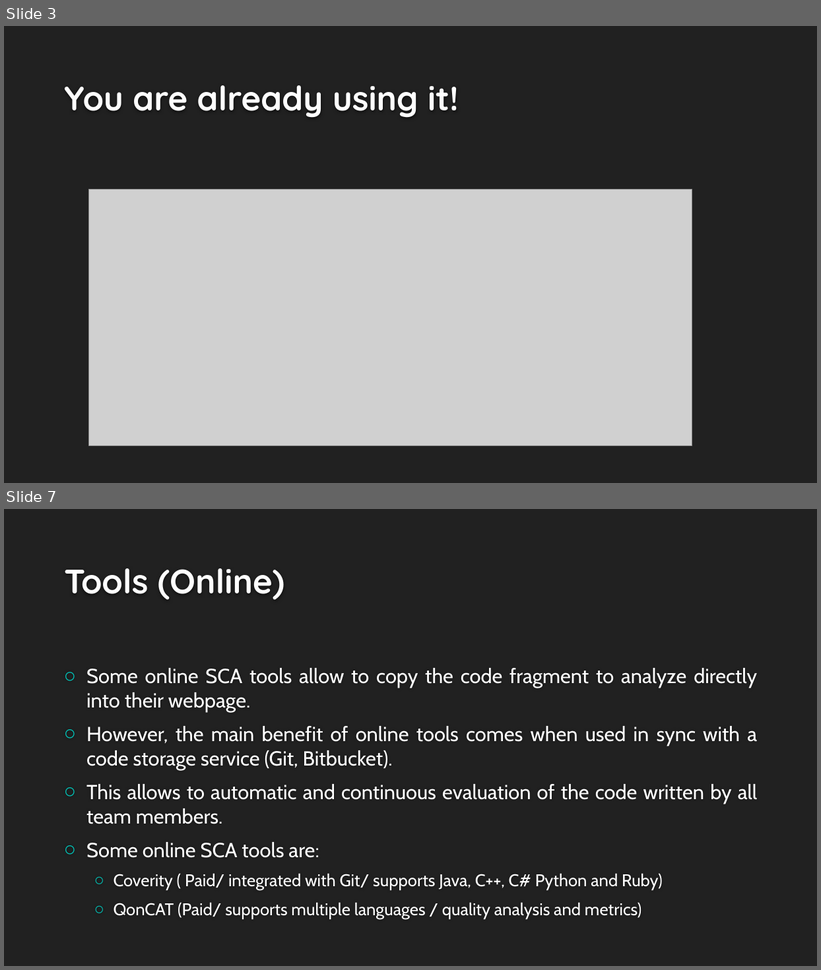
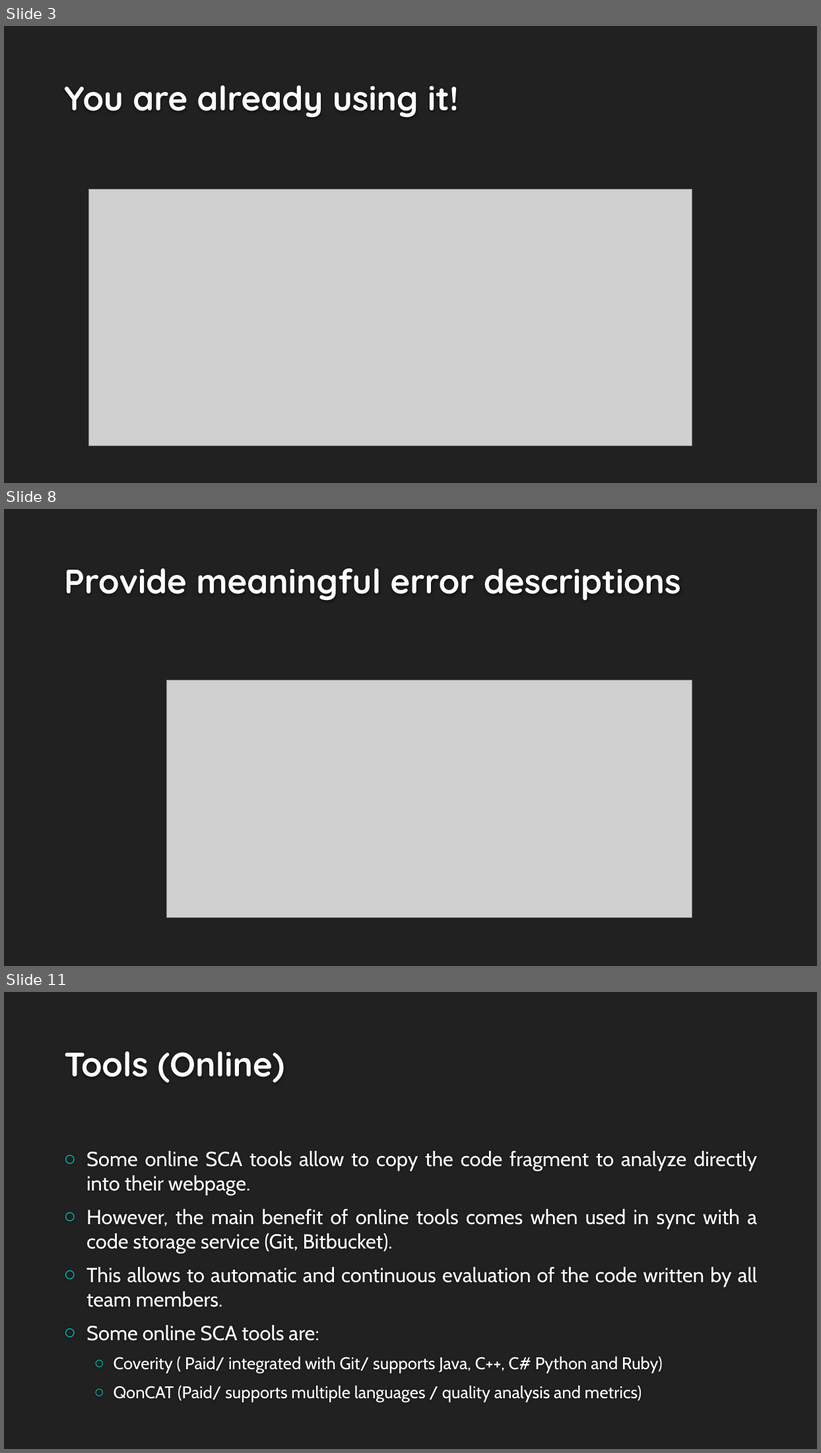
Before and after one commit to rodrigodpl/Static-Code-Analysis, a slide deck: docs/Static Code Analysis.pptx. Shown one above the other, each under a label of ours: slides 3 and 7 before the commit, slides 3, 8 and 11 after it; the slides between them are not shown. The pictures are 821x970 and 821x1453 pixels, drawn with LibreOffice and Linux fonts; fonts in the diff are those of the drawing; grey boxes stand for pictures; background and template pictures are left out. Boxes give left, top, right and bottom in pixels: in the first picture for what was removed or moved away, otherwise in the second. Text is boxed around its words. In the diff, an @@ line names an element or a change of style, - is before the commit and + after.

```diff
--- a/docs/Static Code Analysis.pptx
+++ b/docs/Static Code Analysis.pptx
@@ slide 8 added at <box>4,509,817,966</box>, background #212121 @@
@@ title added at <box>64,568,681,601</box>, 40 pt, text #FEFEFE, bold @@
+Provide meaningful error descriptions
@@ picture added at <box>167,681,692,918</box> @@
@@ what was slide 7 is now slide 11 @@
```
Also in this commit, not shown: 5 slides changed, 10 other slides added.
